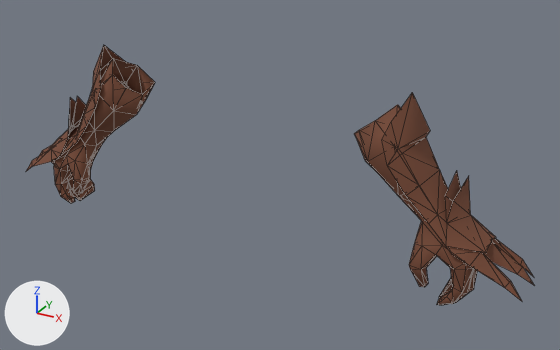
What one commit did to the glTF model public/models/lc/gear/ti_hn_017.glb.
Rendered twice from a 50 mm camera at (1.121, -1.757, 2.166) aimed at (0.104, 0.092, 1.241). Every picture has the same lights, and +X, +Y and +Z are marked at lower left. The older version comes first. Mesh edges are drawn as thin lines.

Before the edit, the objects in view are built like this:
```python
mat_ti_hn_017 = principled_material('ti_hn_017')
mat_ti_hn_017.base_color = (0.219, 0.0841, 0.0472)  # brown #81523d
mat_ti_hn_017.metallic = 0.25
mat_ti_hn_017.roughness = 0.9
me_ti_hn_017 = bpy.data.meshes.new('ti_hn_017')
me_ti_hn_017.from_pydata(...)  # 310 vertices, 504 faces; spans x -0.87..0.87, y -0.04..0.16, z 1.01..1.57
me_ti_hn_017.materials.append(mat_ti_hn_017)  # brown #81523d
ob_ti_hn_017 = bpy.data.objects.new('ti_hn_017', me_ti_hn_017)
ob_ti_hn_017.location = (0.0, 0.0, 0.0)
```
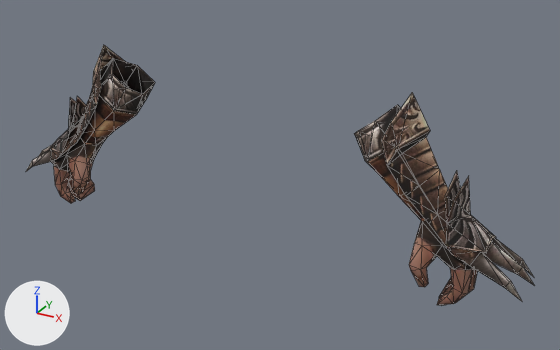
What the commit changed:
Picture 'ti_hn_017' (img_ti_hn_017) is new.
In material 'ti_hn_017' (mat_ti_hn_017), base_color is no longer (0.219, 0.0841, 0.0472), brown #81523d.
In material 'ti_hn_017' (mat_ti_hn_017), metallic goes from 0.25 to 0.0.
In material 'ti_hn_017' (mat_ti_hn_017), texture is now set to img_ti_hn_017.
me_ti_hn_017 has 310 vertices, 504 faces and spans x -0.87..0.87, y -0.04..0.16, z 1.01..1.57.
me_ti_hn_017 is used by ob_ti_hn_017; location (0.0, 0.0, 0.0).
Part 1, on me_ti_hn_017:
7 faces are deleted.
7 new faces join them.

Changed parts and their boxes (x1, y1, x2, y2) in the pictures (560 x 350 px; the box of a moved part takes in the faces that stretch with it):
'ti_hn_017', surface changed
    both: (27, 45, 533, 305)
part 1 of me_ti_hn_017, moved or reshaped
    both: (77, 95, 95, 133)
